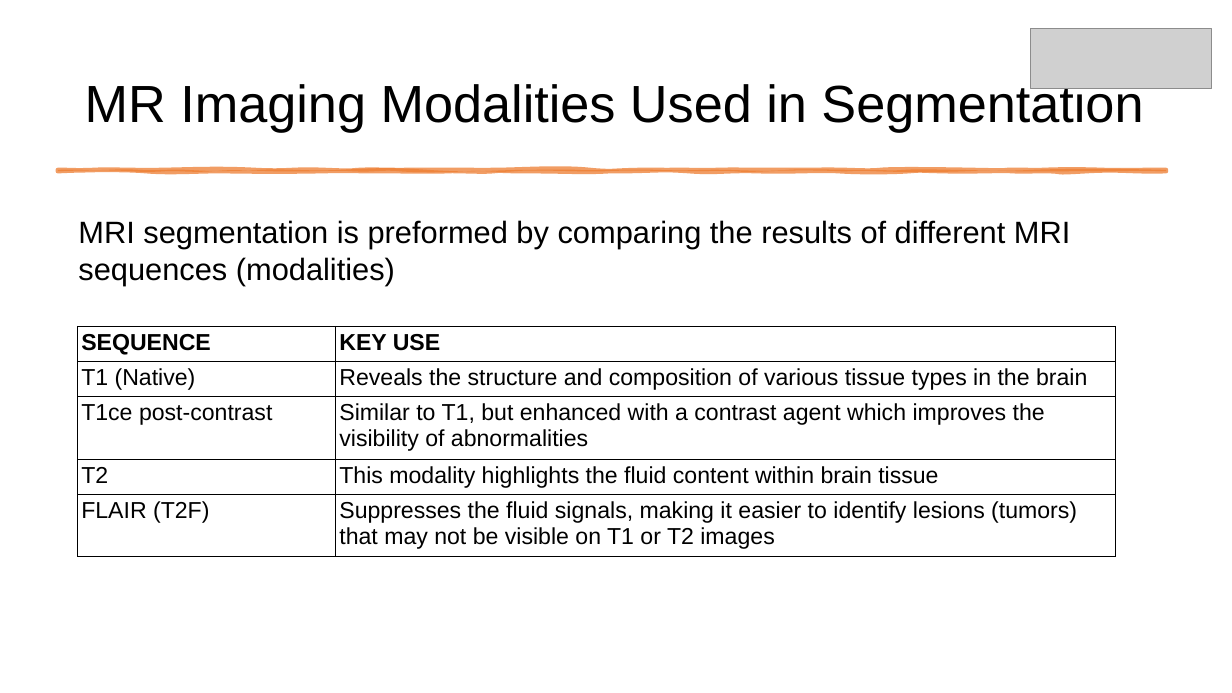
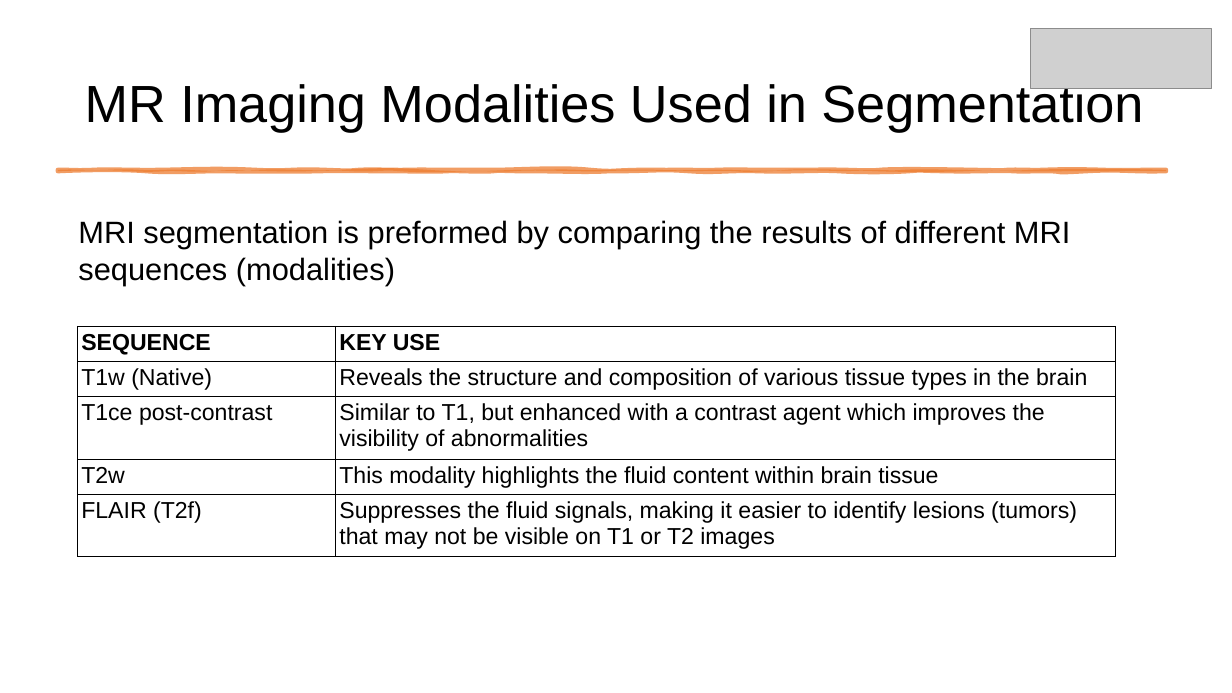
Before and after one commit to wwwinters/ssl_brainTumor, a slide deck: slide 8 of presentation/wwinters_segmentation.pptx. Drawn at 1232x693 pixels with LibreOffice and Linux fonts; fonts in the diff are those of the drawing; grey boxes stand for pictures. Boxes give left, top, right and bottom in pixels: in the first picture for what was removed or moved away, otherwise in the second. Text is boxed around its words. In the diff, an @@ line names an element or a change of style, - is before the commit and + after.

Commit message:
updates to presentation

```diff
--- a/presentation/wwinters_segmentation.pptx
+++ b/presentation/wwinters_segmentation.pptx
@@ table at bbox=[78, 326, 1115, 557] @@
-row 2, column 1: T1 (Native)
+row 2, column 1: T1w (Native)
-row 4, column 1: T2
+row 4, column 1: T2w
-row 5, column 1: FLAIR (T2F)
+row 5, column 1: FLAIR (T2f)
```
Also in this commit, not shown: 15 other slides changed, 7 other files.
